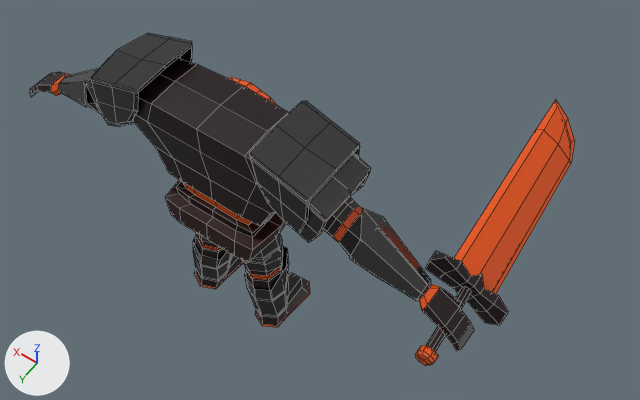
A saved change to the FBX model Assets/_Project/Models/Enemies/Bosses/PlaceHolder/Model/Bosses-postanimations.fbx.
The view is the same before and after, from a 50 mm lens placed at (-3.26, 3.31, 7.32), pointed at (-0.4, -0.7, 1.03). The lights are fixed; the arrows at lower left show +X, +Y and +Z. Mesh edges are drawn as thin lines. Where no turn or scale is listed for an object, it has been applied to the vertices.

Objects in the first picture: 'BaseSword.001', 'Cube.001'.
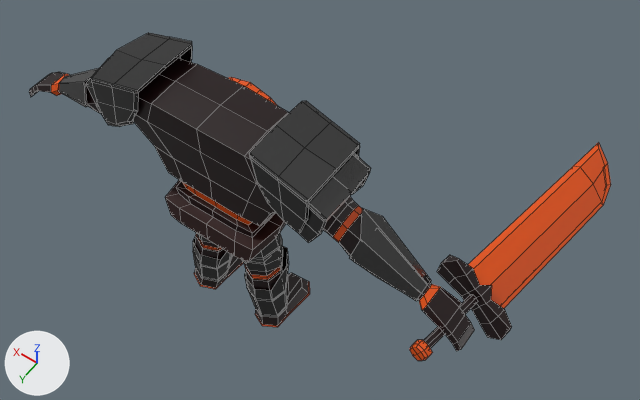
What differs and where, as boxes [x1, y1, x2, y2] in the pictures (640 x 400 px):
'BaseSword.001', moved, turned: before [415, 99, 575, 366]; after [410, 142, 611, 361]

What changed in the scene script:
```text
Change ob_basesword_001:
    ob_basesword_001.location: (-2.088, 0.033, 1.597) -> (-2.102, 0.037, 1.581)
    ob_basesword_001.rotation_euler: (-1.528, 1.064, 0.105) -> (-1.315, 1.064, 0.105)  # degrees (-88, 61, 6) -> degrees (-75, 61, 6)
```
